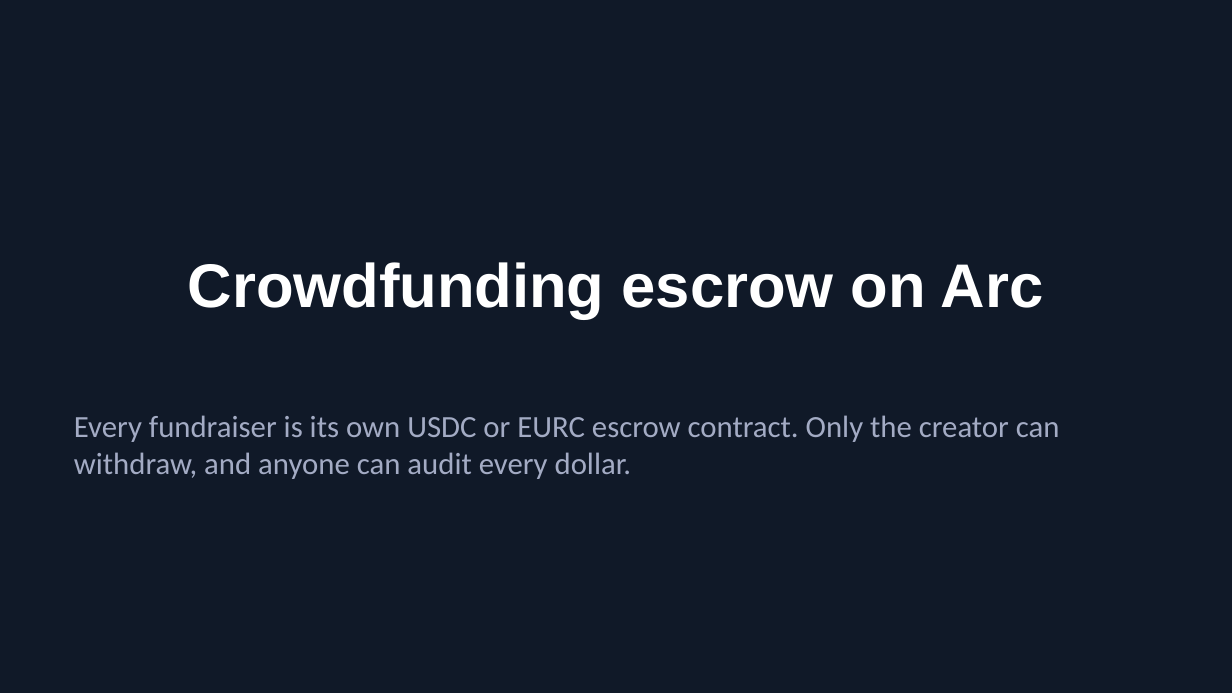
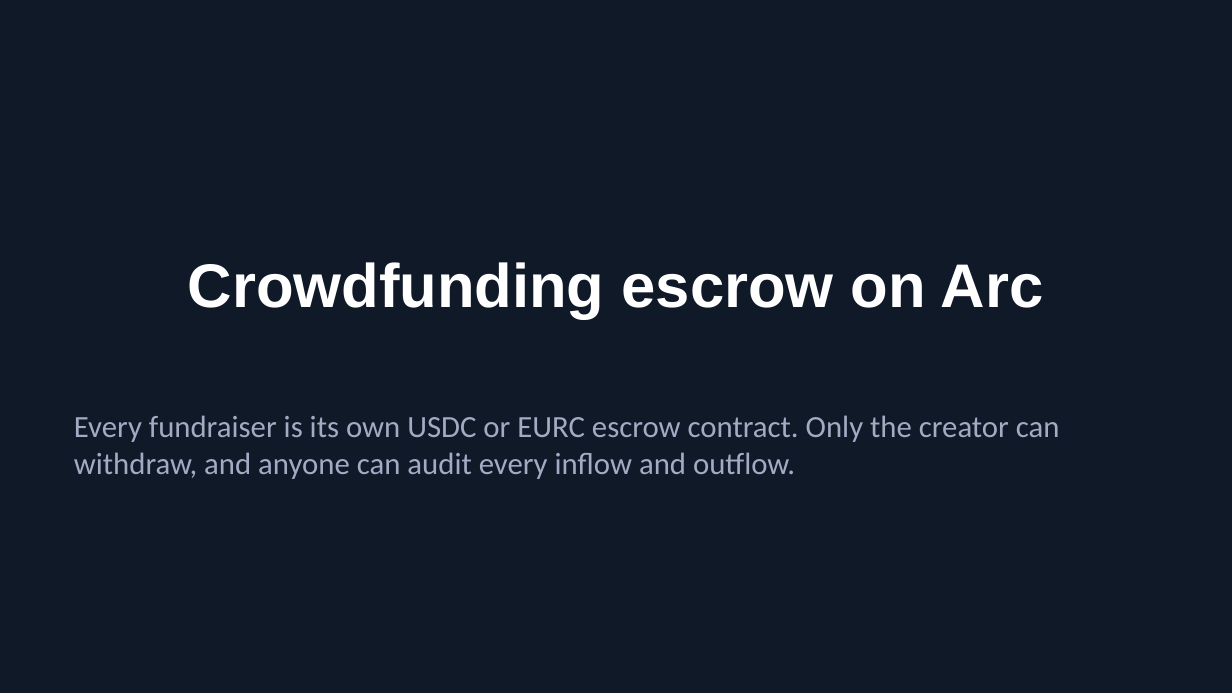
Before and after one commit to xanderslabs/Fundit, a slide deck: slide 1 of docs/fundit-pitch-deck.pptx. Drawn at 1232x693 pixels with LibreOffice and Linux fonts; fonts in the diff are those of the drawing; background and template pictures are left out. Boxes give left, top, right and bottom in pixels: in the first picture for what was removed or moved away, otherwise in the second. Text is boxed around its words. In the diff, an @@ line names an element or a change of style, - is before the commit and + after.

```diff
--- a/docs/fundit-pitch-deck.pptx
+++ b/docs/fundit-pitch-deck.pptx
@@ text at (74, 415, 1060, 479): text changed @@
-Every fundraiser is its own USDC or EURC escrow contract. Only the creator can withdraw, and anyone can audit every dollar.
+Every fundraiser is its own USDC or EURC escrow contract. Only the creator can withdraw, and anyone can audit every inflow and outflow.
```
Also in this commit, not shown: 5 other slides changed, 6 other files.
